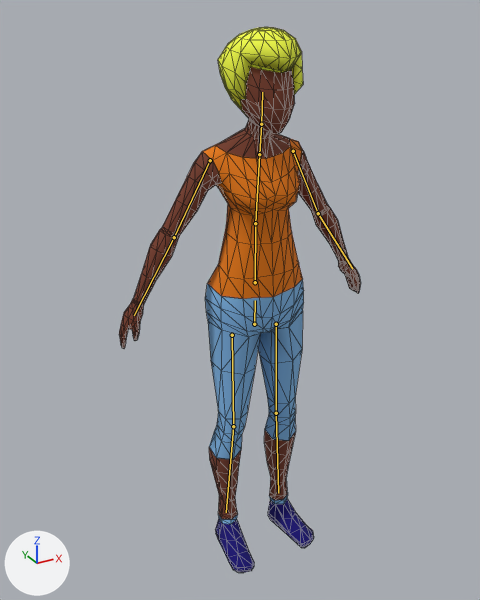
Two versions of the glTF model public/models/female-rigged.glb, one commit apart.
Before and after are seen from a 50 mm lens placed at (-1.014, -1.73, 1.841), pointed at (-0.025, 0.068, 0.942). Every picture has the same lights, and +X, +Y and +Z are marked at lower left. The first picture is the older version. The bones that change, and the others that lie on the model, are drawn over the model as lines. Mesh edges are drawn as thin lines.

Objects in the first picture: 'corpo.004_blusaM2_0', 'corpo.004_cabeloM2_0', 'corpo.004_calcaM2_0', 'corpo.004_peleM2_0', 'corpo.004_sapatoM2_0'.
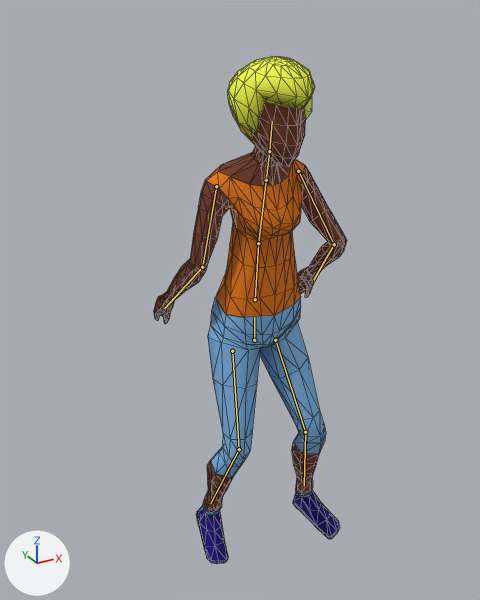
The newer file adds an action. The first version stands in its rest pose; the second is drawn at frame 6 of the action 'Dance'.

Pixel boxes [x1, y1, x2, y2] of what changed, in the pictures (480 x 600 px):
'corpo.004_peleM2_0', posed (20% narrower, 9% shorter)
    before: [119, 67, 360, 519]
    after: [154, 102, 347, 512]
'corpo.004_calcaM2_0', posed (24% wider, 11% shorter)
    before: [205, 279, 304, 524]
    after: [203, 297, 326, 515]
'corpo.004_blusaM2_0', posed
    before: [202, 138, 303, 299]
    after: [206, 159, 305, 318]
'corpo.004_cabeloM2_0', posed
    before: [218, 27, 303, 115]
    after: [227, 56, 315, 146]
'corpo.004_sapatoM2_0', posed (45% wider)
    before: [215, 499, 314, 573]
    after: [196, 490, 340, 564]
bone 'Hips', root to tip
    before: (254, 324) to (255, 300)
    after: (254, 340) to (254, 317)
bone 'Spine', root to tip
    before: (255, 282) to (255, 223)
    after: (255, 299) to (258, 243)
bone 'Chest', root to tip
    before: (255, 223) to (259, 154)
    after: (258, 243) to (266, 180)
bone 'Head', root to tip
    before: (261, 124) to (262, 92)
    after: (269, 151) to (272, 121)
bone 'UpperArm.L', root to tip
    before: (293, 151) to (318, 213)
    after: (298, 171) to (334, 244)
bone 'LowerArm.L', root to tip
    before: (318, 213) to (352, 268)
    after: (334, 244) to (313, 280)
bone 'UpperArm.R', root to tip
    before: (210, 160) to (174, 237)
    after: (216, 186) to (202, 267)
bone 'LowerArm.R', root to tip
    before: (174, 237) to (134, 315)
    after: (202, 267) to (164, 308)
bone 'UpperLeg.L', root to tip
    before: (276, 324) to (276, 413)
    after: (275, 340) to (305, 432)
bone 'LowerLeg.L', root to tip
    before: (276, 413) to (278, 493)
    after: (305, 432) to (304, 486)
bone 'UpperLeg.R', root to tip
    before: (232, 335) to (233, 426)
    after: (232, 351) to (239, 449)
bone 'LowerLeg.R', root to tip
    before: (233, 426) to (226, 512)
    after: (239, 449) to (210, 503)

What the commit changed:
Bone 'Hips' (bone_hips) moves from (0.0, 0.0, 0.0) to (0.0, -0.06, 0.0).
Bone 'Spine' (bone_spine) turns from (0, 0, 0) to (5, 5, 0) degrees about its own x, y and z.
Bone 'Chest' (bone_chest) turns from (0, 0, 0) to (3, -3, 3) degrees about its own x, y and z.
Bone 'Head' (bone_head) turns from (0, 0, 0) to (0, 6, 0) degrees about its own x, y and z.
Bone 'UpperArm.L' (bone_upperarm_l) turns from (0, 0, 0) to (43, 0, -16) degrees about its own x, y and z.
Bone 'LowerArm.L' (bone_lowerarm_l) turns from (0, 0, 0) to (-80, 0, 0) degrees about its own x, y and z.
Bone 'UpperArm.R' (bone_upperarm_r) turns from (0, 0, 0) to (7, 0, 16) degrees about its own x, y and z.
Bone 'LowerArm.R' (bone_lowerarm_r) turns from (0, 0, 0) to (-44, 0, 0) degrees about its own x, y and z.
Bone 'UpperLeg.L' (bone_upperleg_l) turns from (0, 0, 0) to (18, 0, 10) degrees about its own x, y and z.
Bone 'LowerLeg.L' (bone_lowerleg_l) turns from (0, 0, 0) to (-34, 0, 0) degrees about its own x, y and z.
Bone 'UpperLeg.R' (bone_upperleg_r) turns from (0, 0, 0) to (10, 0, -2) degrees about its own x, y and z.
Bone 'LowerLeg.R' (bone_lowerleg_r) turns from (0, 0, 0) to (-34, 0, 0) degrees about its own x, y and z.
